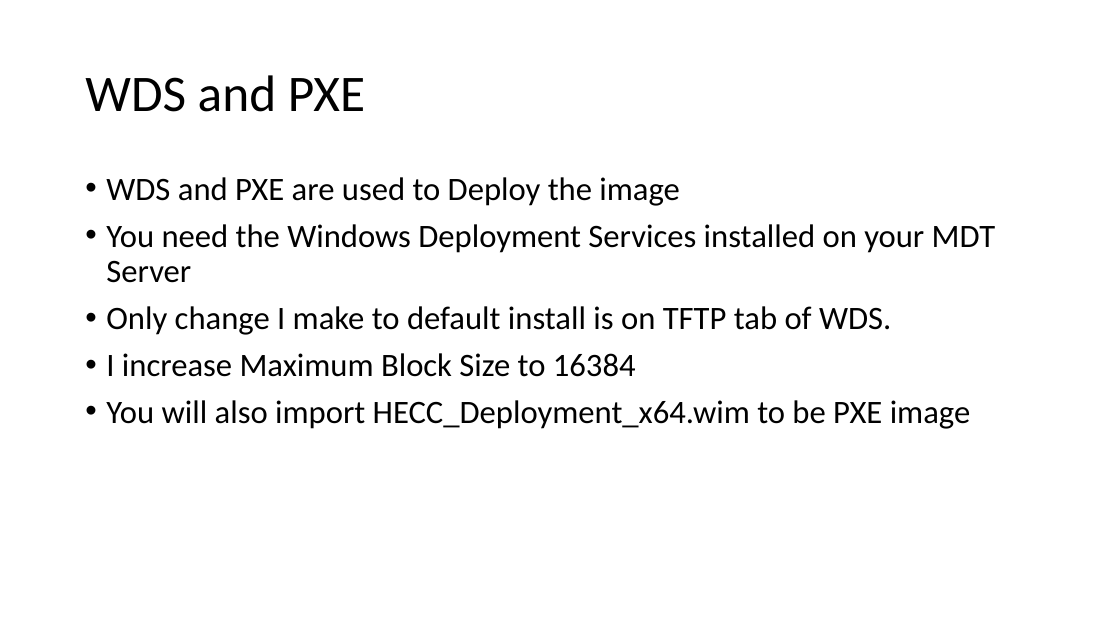
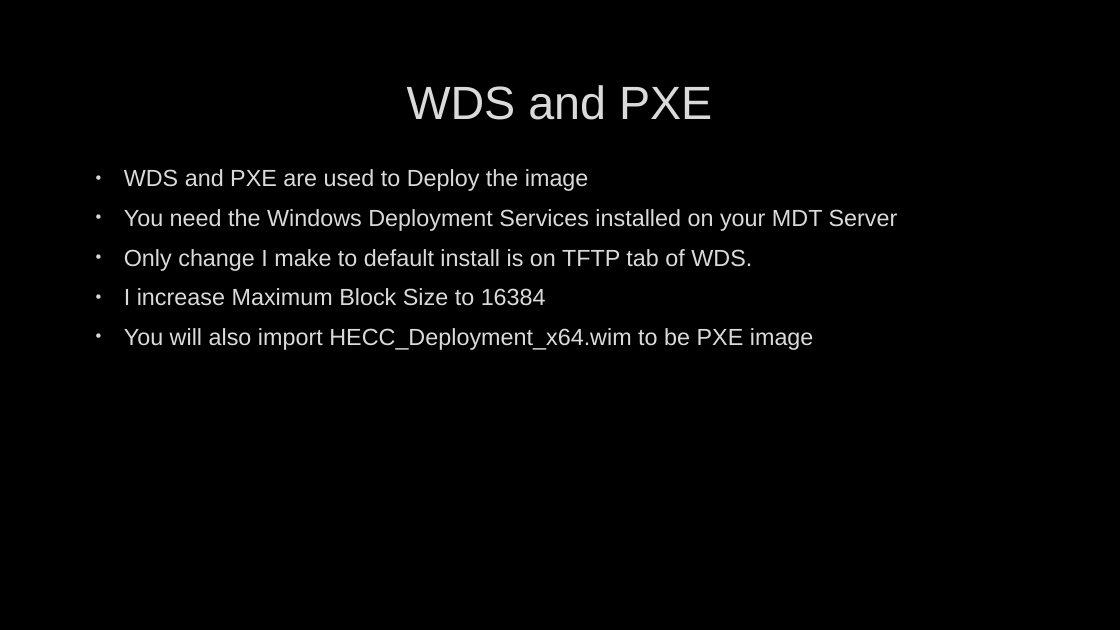
Before and after one commit to fydexx/HECC-2018, a slide deck: slide 7 of Part_02/Section01.pptx. Drawn at 1120x630 pixels with LibreOffice and Linux fonts; fonts in the diff are those of the drawing; background and template pictures are left out. Boxes give left, top, right and bottom in pixels: in the first picture for what was removed or moved away, otherwise in the second. Text is boxed around its words. In the diff, an @@ line names an element or a change of style, - is before the commit and + after.

```diff
--- a/Part_02/Section01.pptx
+++ b/Part_02/Section01.pptx
@@ background #FFFFFF to picture (left out) @@
@@ title "WDS and PXE": place and size @@
-title "WDS and PXE" at <box>85,75,365,112</box>
+title "WDS and PXE" at <box>407,85,712,120</box>
@@ title "WDS and PXE" at <box>407,85,712,120</box>: size 44 to 40 pt, font Calibri to Arial, text colour #000000 to #DADADA, letter outline none to #404040 0.75 pt; alignment left to centre; line spacing 0.9 to 1 @@
@@ text "WDS and PXE are used ...": place and size @@
-text "WDS and PXE are used ..." at <box>106,177,995,429</box>
+text "WDS and PXE are used ..." at <box>124,169,898,350</box>
@@ text "WDS and PXE are used ..." at <box>124,169,898,350</box>: size 28 to 20 pt, font Calibri to Arial, text colour #000000 to #DADADA, letter outline none to #404040 0.75 pt; indent changed; line spacing 0.9 to 1 @@
```
Also in this commit, not shown: 10 other slides changed.
